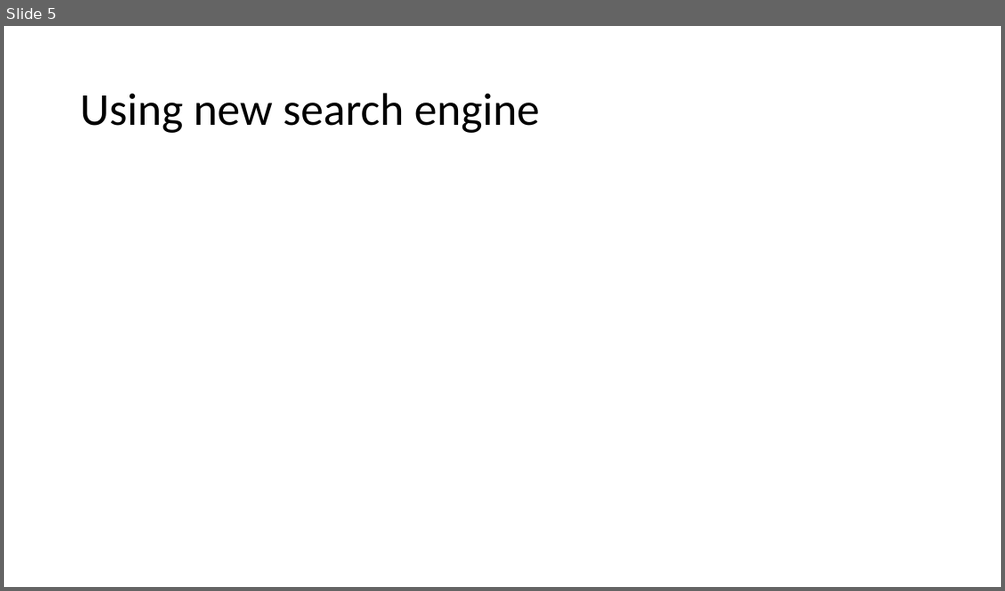
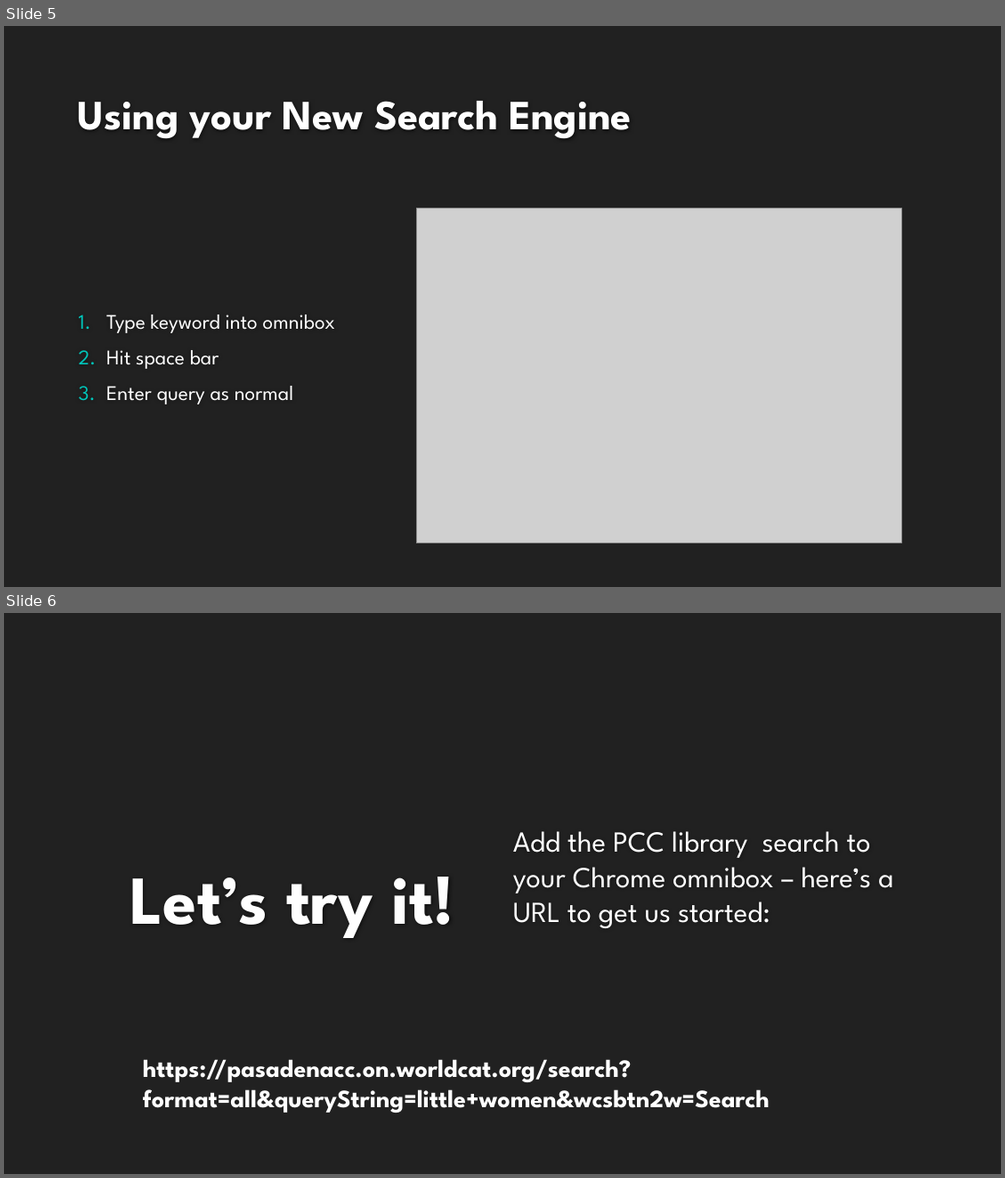
Before and after one commit to cairnwayco/cemathieu42.github.io, a slide deck: Lecture1_ChromeOmnibox.pptx. Shown one above the other, each under a label of ours: slide 5 before the commit, slides 5 and 6 after it. The pictures are 1005x591 and 1005x1178 pixels, drawn with LibreOffice and Linux fonts; fonts in the diff are those of the drawing; grey boxes stand for pictures; background and template pictures are left out. Boxes give left, top, right and bottom in pixels: in the first picture for what was removed or moved away, otherwise in the second. Text is boxed around its words. In the diff, an @@ line names an element or a change of style, - is before the commit and + after.

```diff
--- a/Lecture1_ChromeOmnibox.pptx
+++ b/Lecture1_ChromeOmnibox.pptx
@@ slide 6 added at <box>4,613,1001,1174</box>, background #212121 @@
@@ text added at <box>513,831,893,928</box>, 28 pt, text #FFFFFF @@
+Add the PCC library search to your Chrome omnibox – here’s a URL to get us started:
@@ title added at <box>129,876,454,938</box>, 66 pt, text #FEFEFE, bold @@
+Let’s try it!
@@ text added at <box>143,1059,769,1112</box>, 24 pt, text #FFFFFF, bold @@
+https://pasadenacc.on.worldcat.org/search?format=all&queryString=little+women&wcsbtn2w=Search
@@ slide 5 changed as well @@
@@ background #FFFFFF to #212121 @@
@@ title "Using your New Search Engine" at <box>78,101,631,138</box>: vertical alignment middle to bottom @@
@@ title at <box>78,101,631,138</box>: text changed; size 44 to 40 pt; font Calibri to League Spartan; text colour #000000 to #FEFEFE; bold on @@
-Using new search engine
+Using your New Search Engine
@@ picture added at <box>416,208,901,543</box> @@
@@ text added at <box>106,314,335,404</box>, 20 pt, text #FFFFFF @@
+1. Type keyword into omnibox
+2. Hit space bar
+3. Enter query as normal
```
Also in this commit, not shown: 3 other slides changed, 3 other slides added, 3 slides removed, 2 other files.
